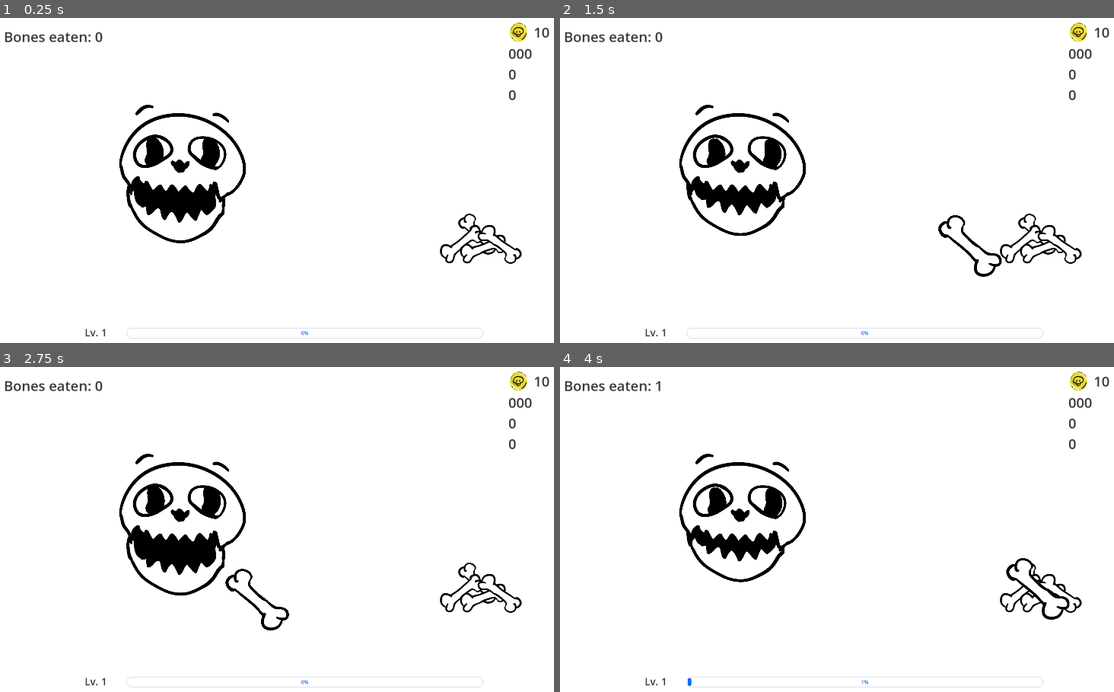
Above: before the commit, frames 1-4 (two rows, left to right).
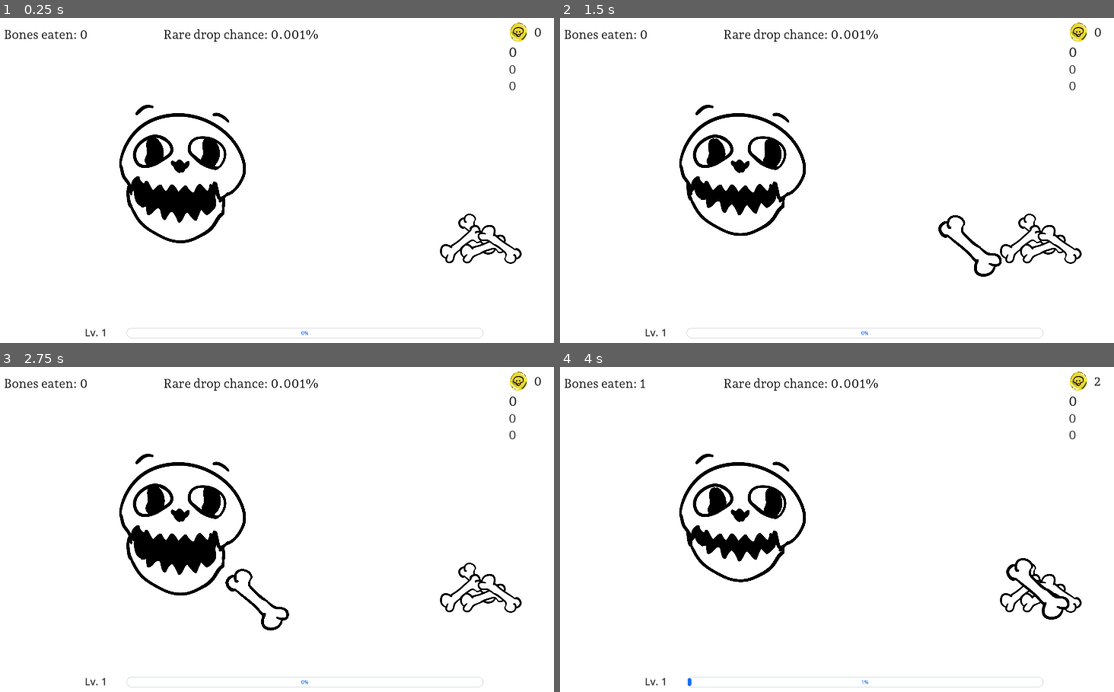
Above: after the commit, the same moments.

Repository: yaosamo/hungry-skull
Game: Godot game, scene res://Scenes/main.tscn
Same seed, same stepped clock (60 frames per second), same inputs: the game is played once before the commit and once after it.
Inputs (mouse positions are in pixels of both pictures, inside the frame that each line leads up to):
- Up to frame 1 (0.25 s): no input
- Up to frame 2 (1.5 s): tap Enter at 0.5 s; drag from (1036, 239) to (909, 109) at 0.52 s; tap Space at 1.25 s; drag from (1047, 245) to (814, 252) at 1.27 s
- Up to frame 3 (2.75 s): tap Enter at 2 s; move the mouse to (349, 458) at 2.02 s; click (349, 458) at 2.17 s
- Up to frame 4 (4 s): tap Space at 2.75 s; drag from (814, 601) to (665, 480) at 2.77 s; tap Enter at 3.5 s; move the mouse to (1030, 584) at 3.52 s; click (1030, 584) at 3.67 s

The runs differ from the first frame. In frame 1, 0.9% of the frame differs, in the area x 0-100%, y 2-26%; in frame 2, 0.9%; in frame 3, 0.9%; in frame 4, 0.8%.
Error before the commit: Invalid access to property or key 'position' on a base object of type 'previously freed'. (res://Scripts/main.gd:58)
Error after the commit: Invalid access to property or key 'position' on a base object of type 'previously freed'. (res://Scripts/main.gd:82)

Commit message:
enums for treasure

Diff:
--- a/Scenes/levelUpgraphic.tscn
+++ b/Scenes/levelUpgraphic.tscn
@@ -1,6 +1,7 @@
-[gd_scene load_steps=6 format=3 uid="uid://kj3mrr1q2qmf"]
+[gd_scene load_steps=7 format=3 uid="uid://kj3mrr1q2qmf"]
 
 [ext_resource type="Script" path="res://Scripts/level_upgraphic.gd" id="1_h7wca"]
+[ext_resource type="Theme" uid="uid://dlmwqu4m1x0vh" path="res://theme.tres" id="1_k6lra"]
 
 [sub_resource type="Animation" id="Animation_gg0ui"]
 length = 0.001
@@ -101,6 +102,7 @@
 grow_horizontal = 2
 grow_vertical = 2
 scale = Vector2(3, 3)
+theme = ExtResource("1_k6lra")
 theme_override_colors/font_color = Color(0, 0, 0, 1)
 theme_override_font_sizes/font_size = 40
 text = "Level up"
--- a/Scenes/main.tscn
+++ b/Scenes/main.tscn
@@ -11,6 +11,7 @@
 [ext_resource type="Texture2D" uid="uid://w2ta5t0ixb5v" path="res://assets/1000w/particle.png" id="9_3yqpy"]
 [ext_resource type="Material" uid="uid://cdv37q58kcisk" path="res://shaders/coinparticles.tres" id="10_0jb1j"]
 [ext_resource type="Texture2D" uid="uid://cqklepucr42mv" path="res://assets/300w/coin.png" id="10_cgugc"]
+[ext_resource type="Theme" uid="uid://dlmwqu4m1x0vh" path="res://theme.tres" id="12_hoiey"]
 [ext_resource type="PackedScene" uid="uid://kj3mrr1q2qmf" path="res://Scenes/levelUpgraphic.tscn" id="12_nvm1f"]
 [ext_resource type="AudioStream" uid="uid://c72f5ujc3m6mo" path="res://Audio/bg.mp3" id="13_sm6b8"]
 [ext_resource type="AudioStream" uid="uid://bjkovrybr2kpu" path="res://Audio/7_ohyea.mp3" id="14_x707x"]
@@ -182,10 +183,18 @@
 offset_top = 47.0
 offset_right = 397.0
 offset_bottom = 114.0
-theme_override_colors/font_color = Color(0.215686, 0.215686, 0.215686, 1)
-theme_override_fonts/font = SubResource("SystemFont_r828u")
-theme_override_font_sizes/font_size = 44
+theme = ExtResource("12_hoiey")
 text = "Bones eaten: 0001"
+
+[node name="labelRareDropChance" type="Label" parent="."]
+unique_name_in_owner = true
+auto_translate_mode = 1
+offset_left = 568.0
+offset_top = 47.0
+offset_right = 1112.0
+offset_bottom = 114.0
+theme = ExtResource("12_hoiey")
+text = "Rare drop chance: 0.001%"
 
 [node name="labelLv" type="Label" parent="."]
 unique_name_in_owner = true
@@ -241,21 +250,18 @@
 unique_name_in_owner = true
 auto_translate_mode = 1
 layout_mode = 2
-theme_override_colors/font_color = Color(0.215686, 0.215686, 0.215686, 1)
-theme_override_fonts/font = SubResource("SystemFont_r828u")
-theme_override_font_sizes/font_size = 44
-text = "0"
+theme = ExtResource("12_hoiey")
+text = "0000"
 
 [node name="HBoxContainer2" type="HBoxContainer" parent="Stats"]
 auto_translate_mode = 1
 layout_mode = 2
 
-[node name="labelSaphir" type="Label" parent="Stats/HBoxContainer2"]
-unique_name_in_owner = true
-auto_translate_mode = 1
-layout_mode = 2
-theme_override_colors/font_color = Color(0.215686, 0.215686, 0.215686, 1)
-theme_override_fonts/font = SubResource("SystemFont_r828u")
+[node name="labelSapphire" type="Label" parent="Stats/HBoxContainer2"]
+unique_name_in_owner = true
+auto_translate_mode = 1
+layout_mode = 2
+theme = ExtResource("12_hoiey")
 theme_override_font_sizes/font_size = 44
 text = "000"
 
@@ -263,13 +269,12 @@
 auto_translate_mode = 1
 layout_mode = 2
 
-[node name="labelEmeraldR" type="Label" parent="Stats/HBoxContainer3"]
-unique_name_in_owner = true
-auto_translate_mode = 1
-layout_mode = 2
+[node name="labelRuby" type="Label" parent="Stats/HBoxContainer3"]
+unique_name_in_owner = true
+auto_translate_mode = 1
+layout_mode = 2
+theme = ExtResource("12_hoiey")
 theme_override_colors/font_color = Color(0.215686, 0.215686, 0.215686, 1)
-theme_override_fonts/font = SubResource("SystemFont_r828u")
-theme_override_font_sizes/font_size = 44
 text = "0
 "
 
@@ -277,22 +282,22 @@
 auto_translate_mode = 1
 layout_mode = 2
 
-[node name="labelEmeraldG" type="Label" parent="Stats/HBoxContainer4"]
-unique_name_in_owner = true
-auto_translate_mode = 1
-layout_mode = 2
+[node name="labelEmerald" type="Label" parent="Stats/HBoxContainer4"]
+unique_name_in_owner = true
+auto_translate_mode = 1
+layout_mode = 2
+theme = ExtResource("12_hoiey")
 theme_override_colors/font_color = Color(0.214103, 0.214103, 0.214103, 1)
-theme_override_fonts/font = SubResource("SystemFont_r828u")
-theme_override_font_sizes/font_size = 44
 text = "0"
 
 [node name="Audio" type="AudioStreamPlayer" parent="."]
 stream = ExtResource("13_sm6b8")
-volume_db = -37.439
+volume_db = -10.805
 autoplay = true
 mix_target = 2
+parameters/looping = true
 
 [node name="Talk" type="AudioStreamPlayer" parent="."]
 stream = ExtResource("14_x707x")
-volume_db = -13.634
+volume_db = 12.683
 mix_target = 2
--- a/Scripts/main.gd
+++ b/Scripts/main.gd
@@ -1,7 +1,26 @@
 extends Node2D
 
 @onready var spawnpos : Vector2 = $Mouth.position
-#
+enum treasure { DIAMOND, EMERALD, RUBY, SAPPHIRE, PEARL, QUARTZ, COIN }
+var tresureCount := {
+treasure.DIAMOND : 0,
+treasure.EMERALD : 0,
+treasure.RUBY : 0,
+treasure.SAPPHIRE : 0,
+treasure.PEARL : 0,
+treasure.QUARTZ : 0,
+treasure.COIN : 0
+}
+var droprates := {
+treasure.DIAMOND : 0.01,
+treasure.EMERALD : 0.01,
+treasure.RUBY : 0.01,
+treasure.SAPPHIRE : 0.01,
+treasure.PEARL : 0.01,
+treasure.QUARTZ : 0.01,
+treasure.COIN : 0.1
+}
+
 var crunch := false
 var expnotgiven := true
 
@@ -27,12 +46,17 @@
 
 # Called every frame. 'delta' is the elapsed time since the previous frame.
 func _process(delta: float) -> void:
-	#display
-	%labelCoin.text = str(coins)
+	# right side display treasures
+	%labelCoin.text = str(tresureCount[treasure.COIN])
+	%labelEmerald.text = str(tresureCount[treasure.EMERALD])
+	%labelRuby.text = str(tresureCount[treasure.RUBY])
+	%labelSapphire.text = str(tresureCount[treasure.SAPPHIRE])
+
+	# left side
 	$Lvlprogress.value = exp
 	$labelBones.text = str("Bones eaten: ", boneseaten)
 
-	#lvlup
+	# lvlup
 	if $Lvlprogress.value >= 100:
 		lvl += 1
 		$labelLv.text = str("Lv. ", lvl)
@@ -83,6 +107,7 @@
 	if distance < 200 and not crunch:
 		crunch = true
 		spawnParticles()
+		spawnTreasure()
 		boneEaten()
 
 		if is_instance_valid($PileC.newBone):
@@ -109,7 +134,7 @@
 	#$Talk.stream = $PileC.nicebone
 	#$Talk.play()
 
-func imLucky() -> bool:
+func imLucky(dropitem : float) -> bool:
 	var probability : = 0.1 # 10%
 	var randf = randf()
 	if randf <= probability:
@@ -123,22 +148,28 @@
 		$boneparts.emit_particle(Transform2D(0, spawnpos), Vector2.ZERO, Color.RED, Color.TRANSPARENT,
 		GPUParticles2D.EMIT_FLAG_POSITION
 		)
+
 	for i in 2:
 		$bonecrush.emit_particle(Transform2D(0, spawnpos), Vector2.ZERO, Color.RED, Color.TRANSPARENT,
 		GPUParticles2D.EMIT_FLAG_POSITION
 		)
 
-func spawnGems():
+
+func gemChances():
+	pass
+
+
+func spawnTreasure():
 	var capcoins := 10
 	var mincoins := 1
 
-	if imLucky():
+	if imLucky(droprates[treasure.COIN]):
 		print_debug("I'm lucky!")
 		capcoins = 100
 		mincoins = 50
 
 	var coinsdropped := randi_range(mincoins, capcoins)
-	coins += coinsdropped
+	tresureCount[treasure.COIN] += coinsdropped
 	for i in coinsdropped:
 		$coin.emit_particle(Transform2D(0, spawnpos), Vector2.ZERO, Color.RED, Color.TRANSPARENT,
 		GPUParticles2D.EMIT_FLAG_POSITION
--- /dev/null
+++ b/theme.tres
@@ -0,0 +1,18 @@
+[gd_resource type="Theme" load_steps=3 format=3 uid="uid://dlmwqu4m1x0vh"]
+
+[ext_resource type="FontFile" uid="uid://3dviylisqltn" path="res://Fonts/AndadaPro-Regular.ttf" id="1_8shha"]
+
+[sub_resource type="StyleBoxEmpty" id="StyleBoxEmpty_tv60u"]
+
+[resource]
+default_font = ExtResource("1_8shha")
+default_font_size = 40
+Label/colors/font_color = Color(0.0823529, 0.0823529, 0.0823529, 1)
+Label/constants/line_spacing = 3
+Label/constants/outline_size = 0
+Label/constants/shadow_offset_x = 1
+Label/constants/shadow_offset_y = 1
+Label/constants/shadow_outline_size = 1
+Label/font_sizes/font_size = 40
+Label/fonts/font = ExtResource("1_8shha")
+Label/styles/normal = SubResource("StyleBoxEmpty_tv60u")
Renamed: assets/fonts/AndadaPro-Bold.ttf -> Fonts/AndadaPro-Bold.ttf
Not shown, changed: Fonts/AndadaPro-Bold.ttf.import
Renamed: assets/fonts/AndadaPro-BoldItalic.ttf -> Fonts/AndadaPro-BoldItalic.ttf
Not shown, changed: Fonts/AndadaPro-BoldItalic.ttf.import
Renamed: assets/fonts/AndadaPro-ExtraBold.ttf -> Fonts/AndadaPro-ExtraBold.ttf
Not shown, changed: Fonts/AndadaPro-ExtraBold.ttf.import
Renamed: assets/fonts/AndadaPro-ExtraBoldItalic.ttf -> Fonts/AndadaPro-ExtraBoldItalic.ttf
Not shown, changed: Fonts/AndadaPro-ExtraBoldItalic.ttf.import
Renamed: assets/fonts/AndadaPro-Italic.ttf -> Fonts/AndadaPro-Italic.ttf
Not shown, changed: Fonts/AndadaPro-Italic.ttf.import
Renamed: assets/fonts/AndadaPro-Medium.ttf -> Fonts/AndadaPro-Medium.ttf
Not shown, changed: Fonts/AndadaPro-Medium.ttf.import
(and 24 more such lines)
